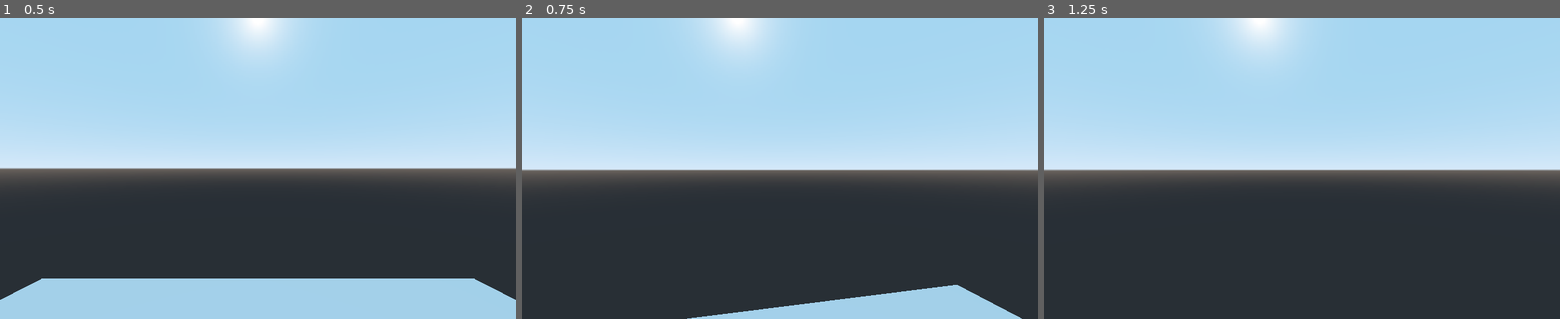
Above: before the commit, frames 1-3 (left to right).
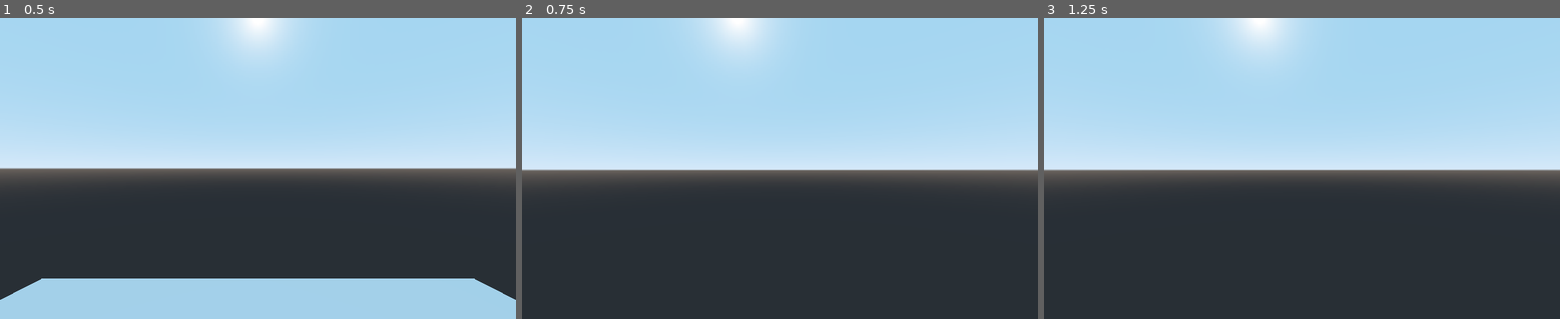
Above: after the commit, the same moments.

Repository: KitsuneFox2001/emclic_project_do_not_overheat
Game: Godot game, scene res://Testing_scene.tscn
Same seed, same stepped clock (60 frames per second), same inputs: the game is played once before the commit and once after it.
Inputs (mouse positions are in pixels of both pictures, inside the frame that each line leads up to):
- Up to frame 1 (0.5 s): no input
- Up to frame 2 (0.75 s): tap Enter at 0.5 s; move the mouse to (805, 168) at 0.52 s; hold W (forward) from 0.53 s (still down); hold Space (jump) from 0.53 s (still down)
- Up to frame 3 (1.25 s): keep holding W (forward); keep holding Space (jump)

Frame 1 is identical in both runs. In frame 2, 3.7% of the frame differs, in the area x 32-97%, y 88-100%; in frame 3, nothing differs.

Commit message:
Skakanie i spadanie
Isaac Newton byłby dumny

Diff:
--- a/emclic_game/Player.gd
+++ b/emclic_game/Player.gd
@@ -4,6 +4,8 @@
 
 export var speed = 10.0
 export var acceleration = 10.0
+export var gravity = 50
+export var jump = 15
 export var sensitivity = 1.0
 export var min_angle = -80
 export var max_angle = 90
@@ -20,6 +22,11 @@
 	camera_pivot.rotation_degrees.x = look_rotation.x
 	rotation_degrees.y = look_rotation.y
 
+	if not is_on_floor():
+		velocity.y -= gravity*delta
+	elif Input.is_action_pressed("jump"):
+		velocity.y = jump
+
 	#bieganie
 
 	move_direction = Vector3(
@@ -31,7 +38,7 @@
 	velocity.x = lerp(velocity.x, move_direction.x * speed, acceleration * delta)
 	velocity.z = lerp(velocity.z, move_direction.z * speed, acceleration * delta)
 
-	velocity = move_and_slide(velocity)
+	velocity = move_and_slide(velocity, Vector3.UP)
 
 
 func _input(event):
